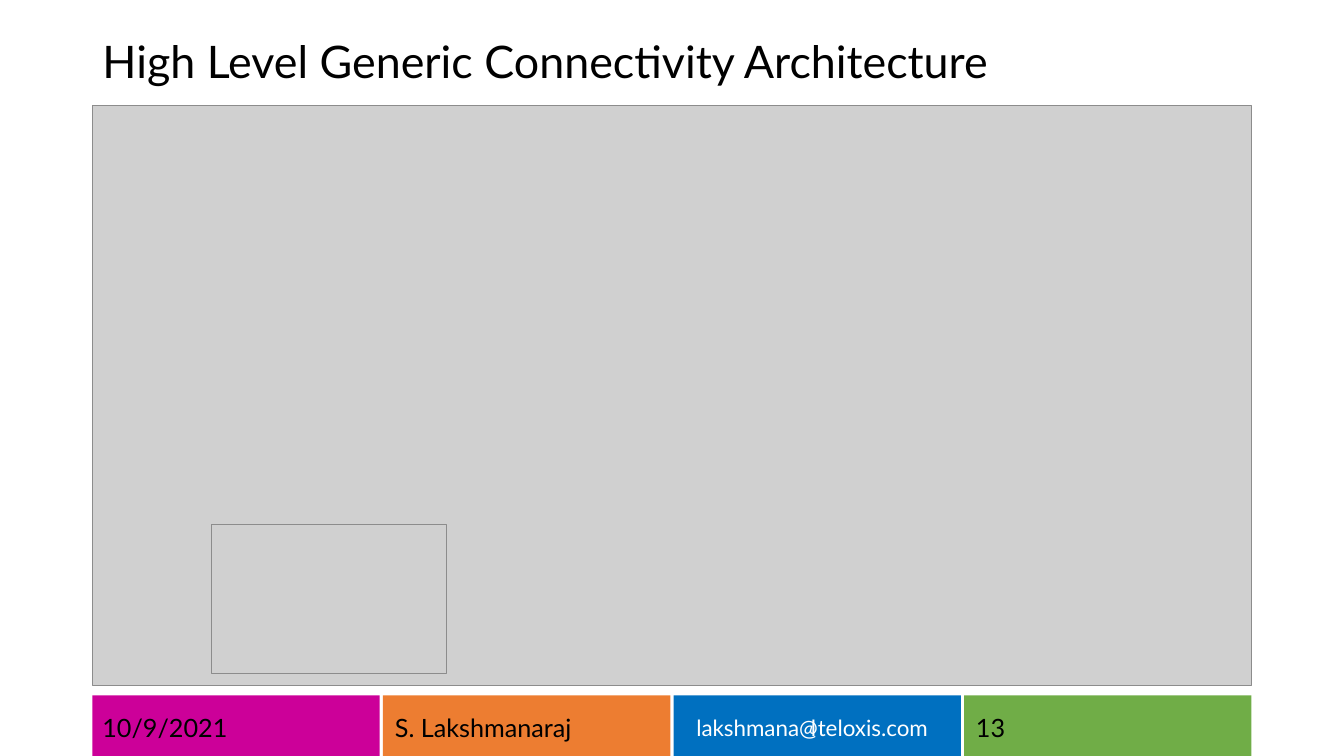
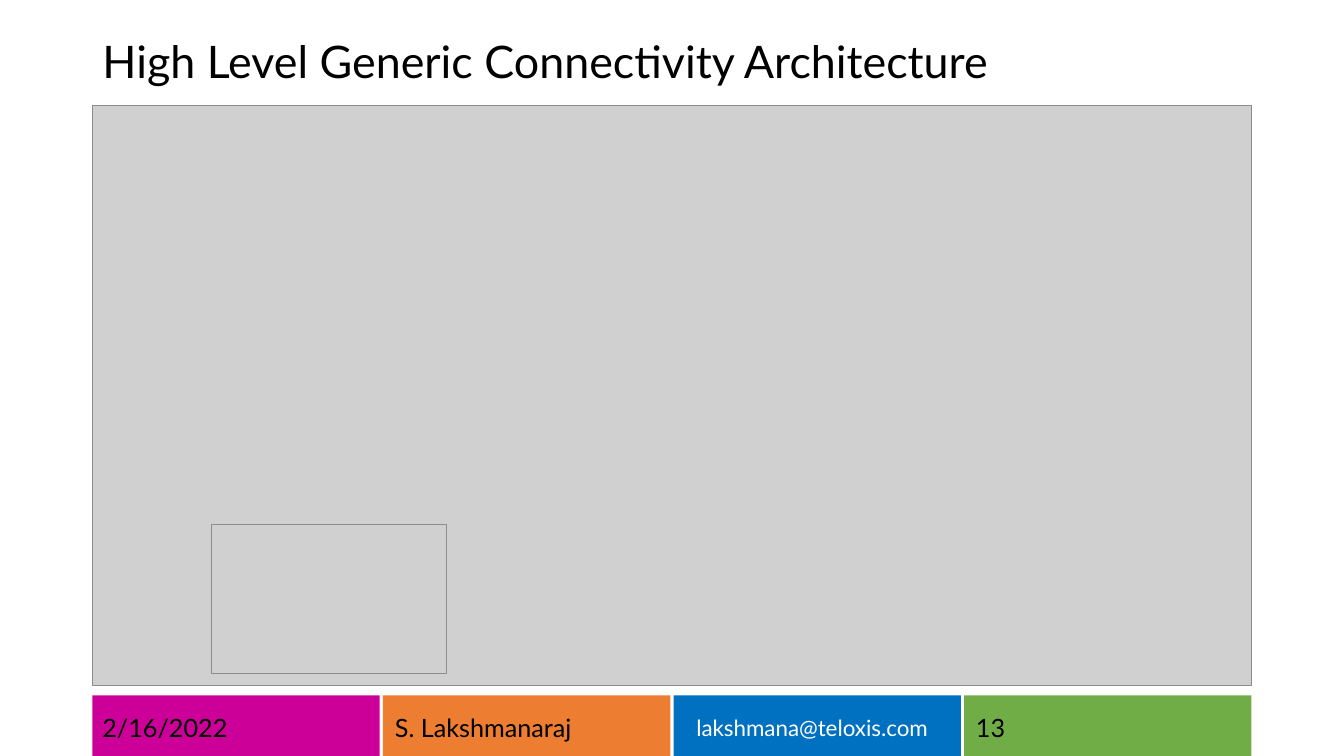
Before and after one commit to lksmangai/DeepLearning, a slide deck: slide 13 of MachineIntelligence.pptx. Drawn at 1344x756 pixels with LibreOffice and Linux fonts; fonts in the diff are those of the drawing; grey boxes stand for pictures. Boxes give left, top, right and bottom in pixels: in the first picture for what was removed or moved away, otherwise in the second. Text is boxed around its words. In the diff, an @@ line names an element or a change of style, - is before the commit and + after.

```diff
--- a/MachineIntelligence.pptx
+++ b/MachineIntelligence.pptx
@@ text at bbox=[102, 718, 227, 738]: text changed @@
-10/9/2021
+2/16/2022
@@ text removed at bbox=[811, 716, 816, 741] @@
-l
```
Also in this commit, not shown: 21 other slides changed, 1 other file.
